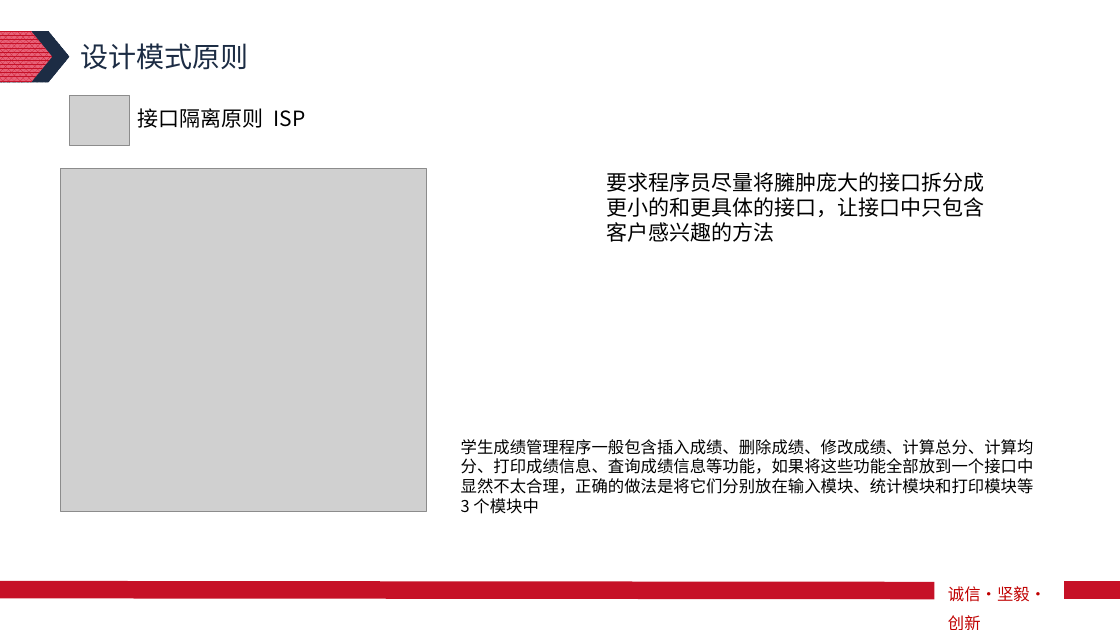
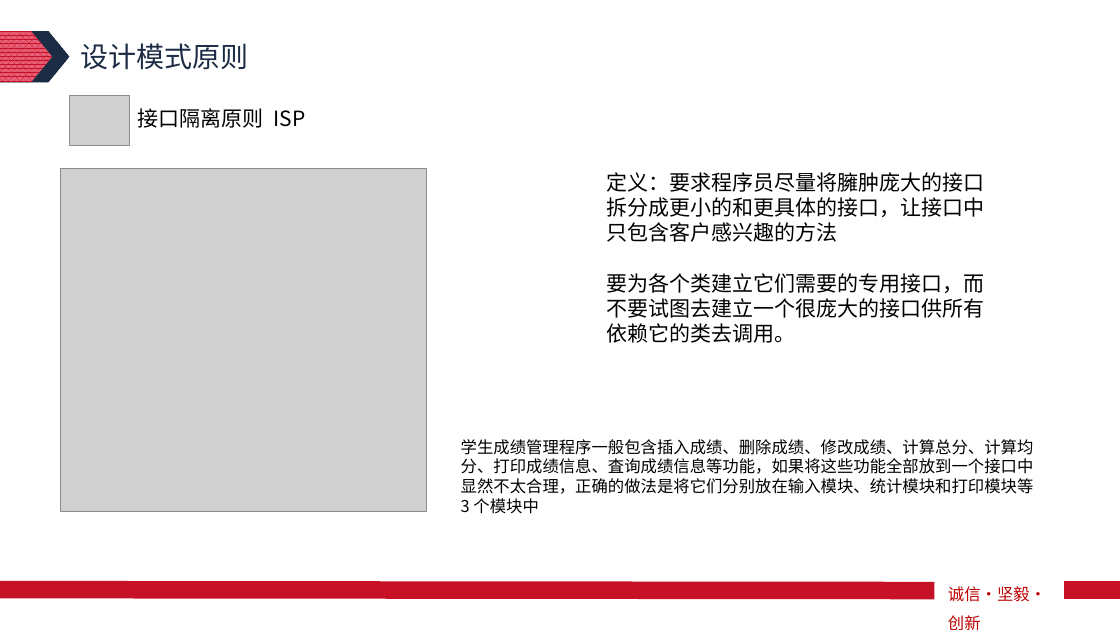
Before and after one commit to Algebrafly/algebra_demo, a slide deck: slide 11 of demo-api/src/main/resources/设计模式原则知识分享.pptx. Drawn at 1120x630 pixels with LibreOffice and Linux fonts; fonts in the diff are those of the drawing; grey boxes stand for pictures. Boxes give left, top, right and bottom in pixels: in the first picture for what was removed or moved away, otherwise in the second. Text is boxed around its words. In the diff, an @@ line names an element or a change of style, - is before the commit and + after.

```diff
--- a/demo-api/src/main/resources/设计模式原则知识分享.pptx
+++ b/demo-api/src/main/resources/设计模式原则知识分享.pptx
@@ text at <box>607,172,985,343</box>: text changed @@
-要求程序员尽量将臃肿庞大的接口拆分成更小的和更具体的接口，让接口中只包含客户感兴趣的方法
+定义：要求程序员尽量将臃肿庞大的接口拆分成更小的和更具体的接口，让接口中只包含客户感兴趣的方法
+要为各个类建立它们需要的专用接口，而不要试图去建立一个很庞大的接口供所有依赖它的类去调用。
```
Also in this commit, not shown: 1 other slide changed, 5 other files.
